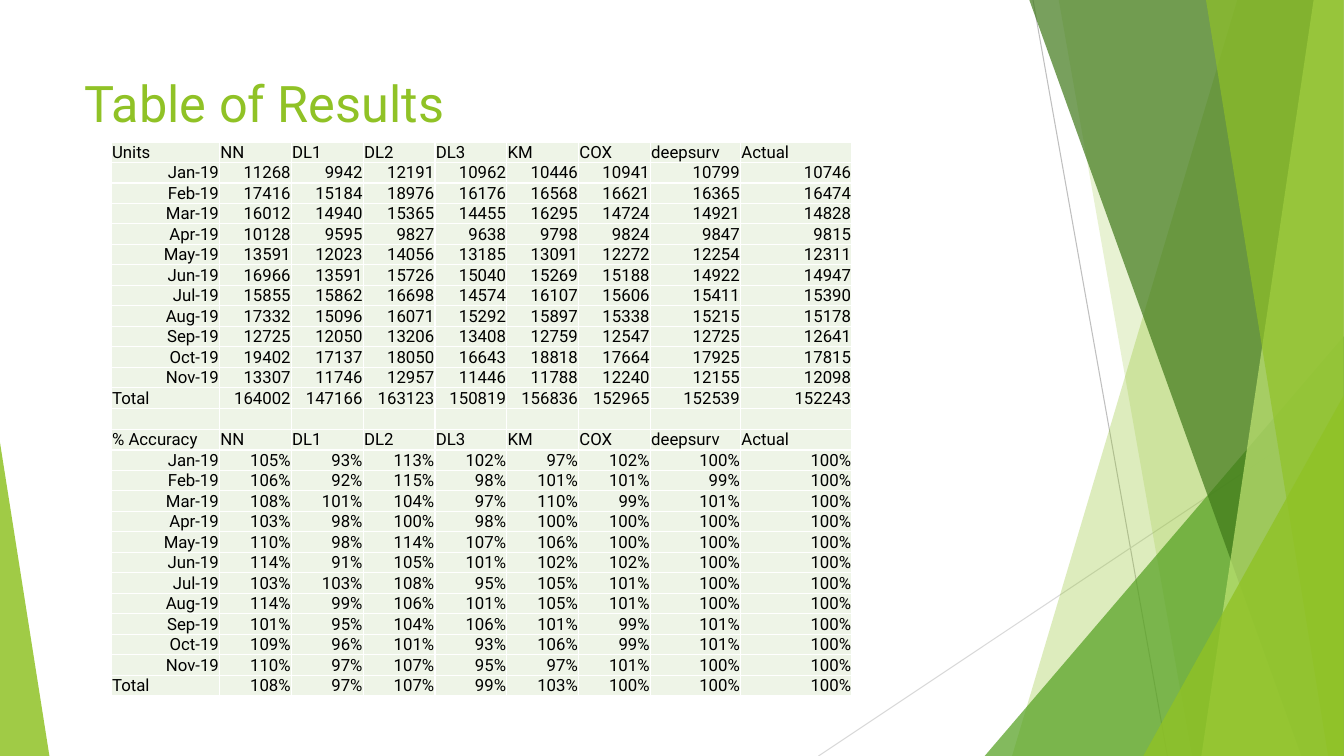
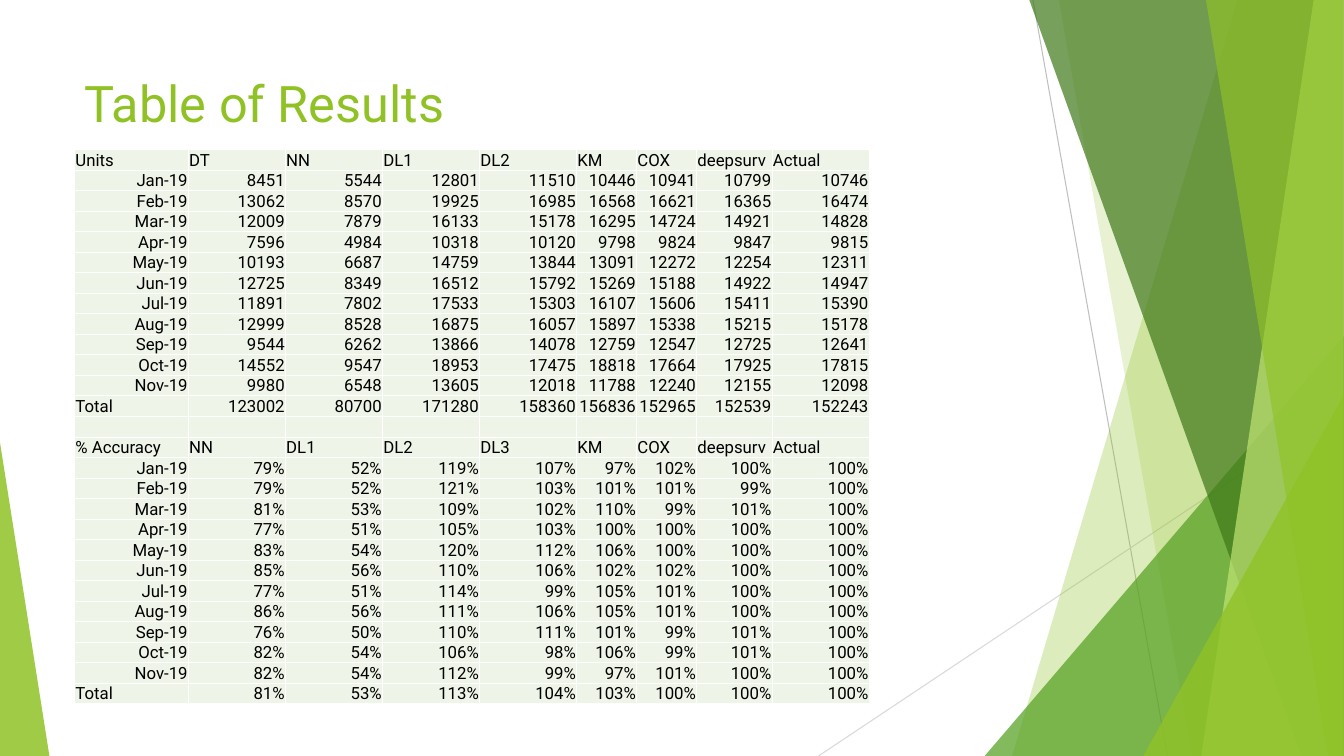
Before and after one commit to RedDirtSixKiller/Final_Project, a slide deck: slide 8 of Forecasting Module Failures.pptx (slide 7 before the commit). Drawn at 1344x756 pixels with LibreOffice and Linux fonts; fonts in the diff are those of the drawing. Boxes give left, top, right and bottom in pixels: in the first picture for what was removed or moved away, otherwise in the second. Text is boxed around its words. In the diff, an @@ line names an element or a change of style, - is before the commit and + after.

```diff
--- a/Forecasting Module Failures.pptx
+++ b/Forecasting Module Failures.pptx
@@ table at (75,150,869,716) @@
-row 1: Units | NN | DL1 | DL2 | DL3 | KM | COX | deepsurv | Actual
+row 1: Units | DT | NN | DL1 | DL2 | KM | COX | deepsurv | Actual
-row 2: Jan-19 | 11268 | 9942 | 12191 | 10962 | 10446 | 10941 | 10799 | 10746
+row 2: Jan-19 | 8451 | 5544 | 12801 | 11510 | 10446 | 10941 | 10799 | 10746
-row 3: Feb-19 | 17416 | 15184 | 18976 | 16176 | 16568 | 16621 | 16365 | 16474
+row 3: Feb-19 | 13062 | 8570 | 19925 | 16985 | 16568 | 16621 | 16365 | 16474
-row 4: Mar-19 | 16012 | 14940 | 15365 | 14455 | 16295 | 14724 | 14921 | 14828
+row 4: Mar-19 | 12009 | 7879 | 16133 | 15178 | 16295 | 14724 | 14921 | 14828
-row 5: Apr-19 | 10128 | 9595 | 9827 | 9638 | 9798 | 9824 | 9847 | 9815
+row 5: Apr-19 | 7596 | 4984 | 10318 | 10120 | 9798 | 9824 | 9847 | 9815
-row 6: May-19 | 13591 | 12023 | 14056 | 13185 | 13091 | 12272 | 12254 | 12311
+row 6: May-19 | 10193 | 6687 | 14759 | 13844 | 13091 | 12272 | 12254 | 12311
-row 7: Jun-19 | 16966 | 13591 | 15726 | 15040 | 15269 | 15188 | 14922 | 14947
+row 7: Jun-19 | 12725 | 8349 | 16512 | 15792 | 15269 | 15188 | 14922 | 14947
-row 8: Jul-19 | 15855 | 15862 | 16698 | 14574 | 16107 | 15606 | 15411 | 15390
+row 8: Jul-19 | 11891 | 7802 | 17533 | 15303 | 16107 | 15606 | 15411 | 15390
-row 9: Aug-19 | 17332 | 15096 | 16071 | 15292 | 15897 | 15338 | 15215 | 15178
+row 9: Aug-19 | 12999 | 8528 | 16875 | 16057 | 15897 | 15338 | 15215 | 15178
-row 10: Sep-19 | 12725 | 12050 | 13206 | 13408 | 12759 | 12547 | 12725 | 12641
+row 10: Sep-19 | 9544 | 6262 | 13866 | 14078 | 12759 | 12547 | 12725 | 12641
-row 11: Oct-19 | 19402 | 17137 | 18050 | 16643 | 18818 | 17664 | 17925 | 17815
+row 11: Oct-19 | 14552 | 9547 | 18953 | 17475 | 18818 | 17664 | 17925 | 17815
-row 12: Nov-19 | 13307 | 11746 | 12957 | 11446 | 11788 | 12240 | 12155 | 12098
+row 12: Nov-19 | 9980 | 6548 | 13605 | 12018 | 11788 | 12240 | 12155 | 12098
-row 13: Total | 164002 | 147166 | 163123 | 150819 | 156836 | 152965 | 152539 | 152243
+row 13: Total | 123002 | 80700 | 171280 | 158360 | 156836 | 152965 | 152539 | 152243
-row 16: Jan-19 | 105% | 93% | 113% | 102% | 97% | 102% | 100% | 100%
+row 16: Jan-19 | 79% | 52% | 119% | 107% | 97% | 102% | 100% | 100%
-row 17: Feb-19 | 106% | 92% | 115% | 98% | 101% | 101% | 99% | 100%
+row 17: Feb-19 | 79% | 52% | 121% | 103% | 101% | 101% | 99% | 100%
-row 18: Mar-19 | 108% | 101% | 104% | 97% | 110% | 99% | 101% | 100%
+row 18: Mar-19 | 81% | 53% | 109% | 102% | 110% | 99% | 101% | 100%
-row 19: Apr-19 | 103% | 98% | 100% | 98% | 100% | 100% | 100% | 100%
+row 19: Apr-19 | 77% | 51% | 105% | 103% | 100% | 100% | 100% | 100%
-row 20: May-19 | 110% | 98% | 114% | 107% | 106% | 100% | 100% | 100%
+row 20: May-19 | 83% | 54% | 120% | 112% | 106% | 100% | 100% | 100%
-row 21: Jun-19 | 114% | 91% | 105% | 101% | 102% | 102% | 100% | 100%
+row 21: Jun-19 | 85% | 56% | 110% | 106% | 102% | 102% | 100% | 100%
-row 22: Jul-19 | 103% | 103% | 108% | 95% | 105% | 101% | 100% | 100%
+row 22: Jul-19 | 77% | 51% | 114% | 99% | 105% | 101% | 100% | 100%
-row 23: Aug-19 | 114% | 99% | 106% | 101% | 105% | 101% | 100% | 100%
+row 23: Aug-19 | 86% | 56% | 111% | 106% | 105% | 101% | 100% | 100%
-row 24: Sep-19 | 101% | 95% | 104% | 106% | 101% | 99% | 101% | 100%
+row 24: Sep-19 | 76% | 50% | 110% | 111% | 101% | 99% | 101% | 100%
-row 25: Oct-19 | 109% | 96% | 101% | 93% | 106% | 99% | 101% | 100%
+row 25: Oct-19 | 82% | 54% | 106% | 98% | 106% | 99% | 101% | 100%
-row 26: Nov-19 | 110% | 97% | 107% | 95% | 97% | 101% | 100% | 100%
+row 26: Nov-19 | 82% | 54% | 112% | 99% | 97% | 101% | 100% | 100%
-row 27: Total | 108% | 97% | 107% | 99% | 103% | 100% | 100% | 100%
+row 27: Total | 81% | 53% | 113% | 104% | 103% | 100% | 100% | 100%
@@ table: place and size @@
-table at (111,142,851,708)
+table at (75,150,869,716)
```
Also in this commit, not shown: 5 other slides changed, 2 slides added, 5 other files.
